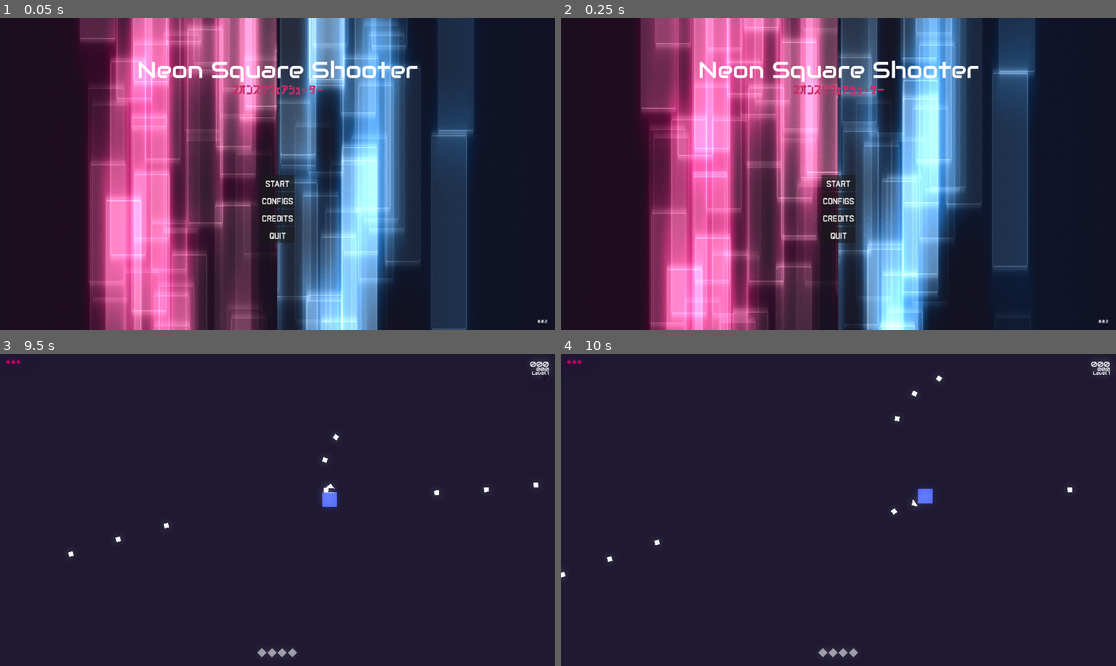
Above: before the commit, frames 1-4 (two rows, left to right).
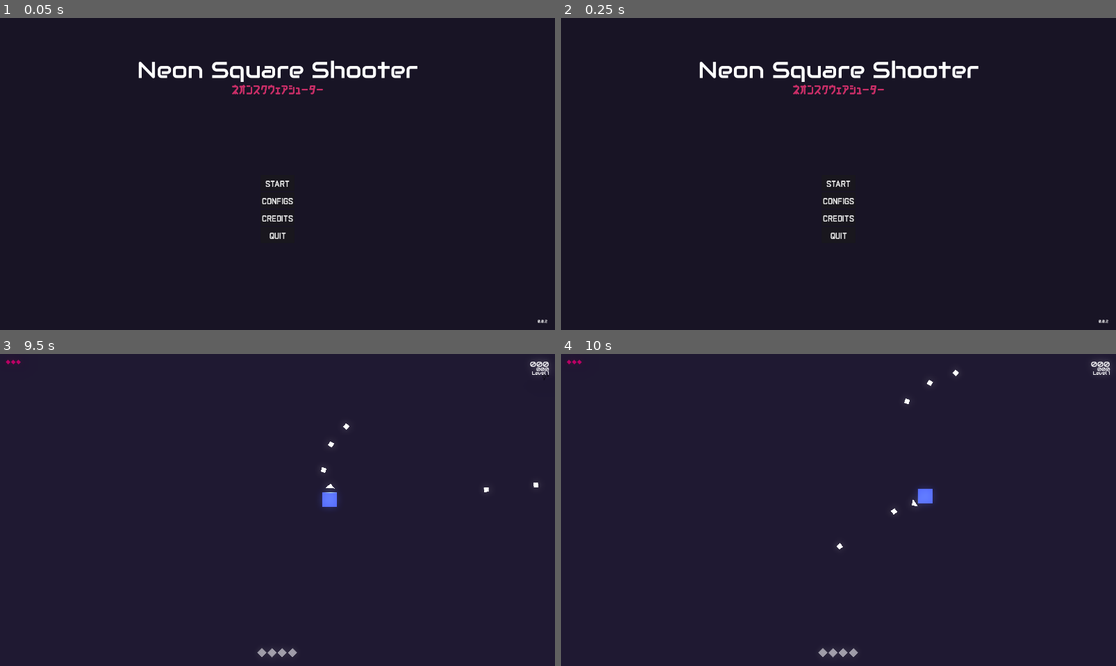
Above: after the commit, the same moments.

Repository: matheusmondenez/my-first-platform-game
Game: Godot game, scene res://wave_shooter/ui/main_menu.tscn
Two runs of this game, one before a commit and one after it. Both use one fixed random seed, a clock stepped at 60 frames per second and the inputs below.
Inputs (mouse positions are in pixels of both pictures, inside the frame that each line leads up to):
- Up to frame 1 (0.05 s): no input
- Up to frame 2 (0.25 s): no input
- Up to frame 3 (9.5 s): click "START" at 0.5 s; tap Enter at 1.25, 4.25, 6.5 s; move the mouse to (399, 494) at 1.27 s; press the mouse at (399, 494) at 1.28 s; hold D (right) 1.28-2.78 s; tap W (up) at 1.52, 2.27, 3.77, 4.52, 5.27, 6.77, 7.52, 8.27 s; move the mouse to (166, 525) at 2.02 s; release the mouse at (166, 525) at 2.03 s; tap Space (dash) at 2.1, 3.5, 5, 5.1, 8.1 s; click (166, 525) at 2.3 s; move the mouse to (333, 441) at 2.77 s; press the mouse at (333, 441) at 2.78 s; hold A (left) 2.78-3.53 s; move the mouse to (249, 572) at 3.52 s; release the mouse at (249, 572) at 3.53 s; hold D (right) 3.53-5.03 s; tap Tab (toggle_auto_shot) at 3.6, 6.6 s; click (249, 572) at 3.8 s; move the mouse to (444, 556) at 4.27 s; press the mouse at (444, 556) at 4.28 s; move the mouse to (111, 463) at 5.02 s; release the mouse at (111, 463) at 5.03 s; hold A (left) 5.03-5.78 s; click (111, 463) at 5.3 s; move the mouse to (305, 510) at 5.77 s; press the mouse at (305, 510) at 5.78 s; hold D (right) 5.78-6.53 s; move the mouse to (194, 432) at 6.52 s; release the mouse at (194, 432) at 6.53 s; hold A (left) 6.53-8.03 s; click (194, 432) at 6.8 s; move the mouse to (399, 494) at 7.27 s; press the mouse at (399, 494) at 7.28 s; move the mouse to (166, 525) at 8.02 s; release the mouse at (166, 525) at 8.03 s; hold D (right) from 8.03 s (still down); click (166, 525) at 8.3 s; move the mouse to (333, 441) at 8.77 s; press the mouse at (333, 441) at 8.78 s
- Up to frame 4 (10 s): keep holding D (right); move the mouse to (810, 572) at 9.52 s; release the mouse at (810, 572) at 9.53 s; tap Tab (toggle_auto_shot) at 9.6 s; tap W (up) at 9.77 s; click (810, 572) at 9.8 s

The runs differ from the first frame. In frame 1, 59% of the frame differs, in the area x 14-86%, y 0-100%; in frame 2, 59%; in frame 3, 0.1%; in frame 4, 0.2%.

Commit message:
refactores player to character body 2d

Diff:
--- /dev/null
+++ b/wave_shooter/assets/shapes/square-10x10.svg
@@ -0,0 +1 @@
+<svg id="eY183s4Tfqt1" xmlns="http://www.w3.org/2000/svg" xmlns:xlink="http://www.w3.org/1999/xlink" viewBox="0 0 10 10" shape-rendering="geometricPrecision" text-rendering="geometricPrecision" project-id="42674892535c47e9ba75b4075e38f7ce" export-id="d5a85b38cb9e4049895bdf6aff3108e0" cached="false"><rect width="10" height="10" rx="0" ry="0" fill="#fff" stroke-width="0"/></svg>
--- a/wave_shooter/entities/player/player.gd
+++ b/wave_shooter/entities/player/player.gd
@@ -1,4 +1,4 @@
-extends Polygon2D
+extends CharacterBody2D
 
 #region preload_scenes
 var PROJECTILE_TSCN: PackedScene = preload("res://wave_shooter/entities/projectile/projectile.tscn")
@@ -19,17 +19,21 @@
 			emit_signal("life_decreased")
 		elif lifes > previous_lifes:
 			emit_signal("life_increased")
+
+var shots: int = 5
+var is_loading: bool = false
+var can_shot: bool = true
+var is_dead: bool = false
 var level: int = 1
 var xp: int = 0
 var direction: Vector2 = Vector2.ZERO
 var speed: int = 250
 var dash_speed: int = speed * 50
-var is_loaded: bool = true
-var is_dead: bool = false
 #var power_ups: Array = []
 
 #region life_cicle
 func _ready() -> void:
+	$Sprite.modulate = Color("4a5fdd")
 	Global.player = self
 
 #region _process
@@ -37,22 +41,34 @@
 	if not is_dead:
 		handle_spotlight(delta)
 		handle_level()
-		move(delta)
-	if Global.parent_node_creation and is_loaded and not is_dead:
+	if Global.parent_node_creation and can_shot and not is_loading and not is_dead:
 		if not Configs.game_configs.auto_shot and Input.is_action_pressed("shoot"):
-			shoot()
+			if shots > 0:
+				shoot()
+			else:
+				reload()
 		elif Configs.game_configs.auto_shot:
-			shoot()
+			if shots > 0:
+				shoot()
+			else:
+				reload()
 	if Input.is_action_just_pressed("dash"):
 		dash(delta)
+
+func _physics_process(delta: float) -> void:
+	move(delta)
 #endregion
 
 func _exit_tree() -> void:
 	Global.player = null
 #endregion
 
-func _on_timer_timeout() -> void:
-	is_loaded = true
+func _on_shot_interval_timeout() -> void:
+	can_shot = true
+
+func _on_shot_loader_timeout() -> void:
+	shots = 5
+	is_loading = false
 
 func _on_area_2d_area_entered(area: Area2D) -> void:
 	if area.is_in_group("enemy") or area.get_parent().get_meta("origin") == "enemy_shot":
@@ -65,7 +81,9 @@
 func move(delta) -> void:
 	direction = Input.get_vector("left", "right", "up", "down")
 	global_position = Vector2(clamp(global_position.x, 25, 1895), clamp(global_position.y, 25, 1055))
-	global_position += speed * direction * delta
+	#global_position += speed * direction * delta
+	velocity = direction * speed
+	move_and_slide()
 
 func dash(delta) -> void:
 	$Area.monitoring = false
@@ -77,13 +95,18 @@
 func shoot() -> void:
 	var projectile = PROJECTILE_TSCN # PROJECTILE_TSCN # PIERCE_SHOT_TSCN
 	Global.instance_node(projectile, global_position, Global.parent_node_creation)
+	shots -= 1
 	#if power_ups.has("triple_shot"):
 		#var left_shot = Global.instance_node(shot, global_position, Global.parent_node_creation)
 		#left_shot.angle = 345
 		#var right_shot = Global.instance_node(shot, global_position, Global.parent_node_creation)
 		#right_shot.angle = -345
-	is_loaded = false
-	$Timer.start()
+	can_shot = false
+	$ShotInterval.start()
+
+func reload() -> void:
+	is_loading = true
+	$ShotLoader.start()
 
 func take_damage(damage: int, knokback: Vector2 = Vector2.ZERO) -> void:
 	knockback(knokback, 5) # Implementar a força de acordo com a speed e/ou peso do inimigo
--- a/wave_shooter/entities/player/player.tscn
+++ b/wave_shooter/entities/player/player.tscn
@@ -1,10 +1,14 @@
-[gd_scene load_steps=9 format=3 uid="uid://55q8dyag7rwi"]
+[gd_scene load_steps=11 format=3 uid="uid://55q8dyag7rwi"]
 
 [ext_resource type="Script" path="res://wave_shooter/entities/player/player.gd" id="1_lb8tn"]
+[ext_resource type="Texture2D" uid="uid://4kxjn2bwdkrn" path="res://wave_shooter/assets/shapes/square-10x10.svg" id="2_s6g6v"]
 [ext_resource type="Texture2D" uid="uid://e4n6v37oasge" path="res://wave_shooter/assets/ui/light.png" id="2_sejr8"]
 [ext_resource type="PackedScene" uid="uid://w7tys8q5tlwc" path="res://wave_shooter/fx/trail.tscn" id="3_nie46"]
 [ext_resource type="PackedScene" uid="uid://cjdg35cmqwkjj" path="res://wave_shooter/entities/player/muzzle.tscn" id="4_atk27"]
 [ext_resource type="Shader" path="res://wave_shooter/shaders/glitch.gdshader" id="5_iwlhq"]
+
+[sub_resource type="RectangleShape2D" id="RectangleShape2D_82fus"]
+size = Vector2(48, 48)
 
 [sub_resource type="RectangleShape2D" id="RectangleShape2D_8i6sj"]
 size = Vector2(50, 50)
@@ -21,23 +25,27 @@
 shader_parameter/shake_block_size = 30.5
 shader_parameter/shake_color_rate = 0.01
 
-[node name="Player" type="Polygon2D"]
+[node name="Player" type="CharacterBody2D"]
 light_mask = 0
-color = Color(0.290256, 0.370965, 0.867435, 1)
-polygon = PackedVector2Array(-25, -25, -25, 25, 25, 25, 25, -25)
+motion_mode = 1
 script = ExtResource("1_lb8tn")
 metadata/_edit_horizontal_guides_ = [-25.0, 25.0]
 metadata/_edit_vertical_guides_ = [25.0, -25.0]
+
+[node name="Sprite" type="Sprite2D" parent="."]
+light_mask = 0
+position = Vector2(4.76837e-07, 4.76837e-07)
+scale = Vector2(5, 5)
+texture = ExtResource("2_s6g6v")
+
+[node name="Collision" type="CollisionShape2D" parent="."]
+shape = SubResource("RectangleShape2D_82fus")
 
 [node name="Area" type="Area2D" parent="." groups=["player"]]
 
 [node name="Shape" type="CollisionShape2D" parent="Area"]
 visible = false
 shape = SubResource("RectangleShape2D_8i6sj")
-
-[node name="Timer" type="Timer" parent="."]
-wait_time = 0.2
-one_shot = true
 
 [node name="Trail" parent="." instance=ExtResource("3_nie46")]
 visible = false
@@ -71,5 +79,13 @@
 offset_bottom = 32.0
 color = Color(1, 1, 1, 0)
 
+[node name="ShotInterval" type="Timer" parent="."]
+wait_time = 0.2
+one_shot = true
+
+[node name="ShotLoader" type="Timer" parent="."]
+one_shot = true
+
 [connection signal="area_entered" from="Area" to="." method="_on_area_2d_area_entered"]
-[connection signal="timeout" from="Timer" to="." method="_on_timer_timeout"]
+[connection signal="timeout" from="ShotInterval" to="." method="_on_shot_interval_timeout"]
+[connection signal="timeout" from="ShotLoader" to="." method="_on_shot_loader_timeout"]
--- a/wave_shooter/ui/main_menu.tscn
+++ b/wave_shooter/ui/main_menu.tscn
@@ -26,6 +26,7 @@
 script = ExtResource("1_ixjrf")
 
 [node name="InputOutput" type="ColorRect" parent="."]
+visible = false
 material = SubResource("ShaderMaterial_ixm82")
 layout_mode = 1
 anchors_preset = 15
Not shown, added: wave_shooter/assets/shapes/square-10x10.svg.import
